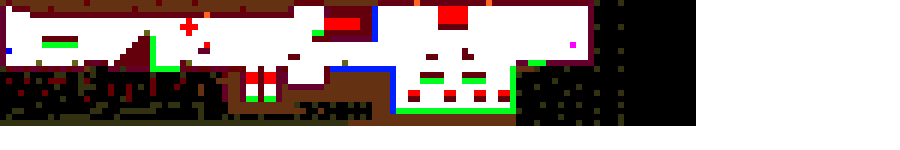
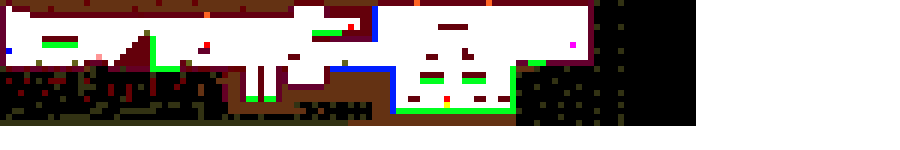
The second (900, 150) image is a revision of the first. Changes to its layers:
painted on "level1A.png" over (96, 6, 510, 108)
